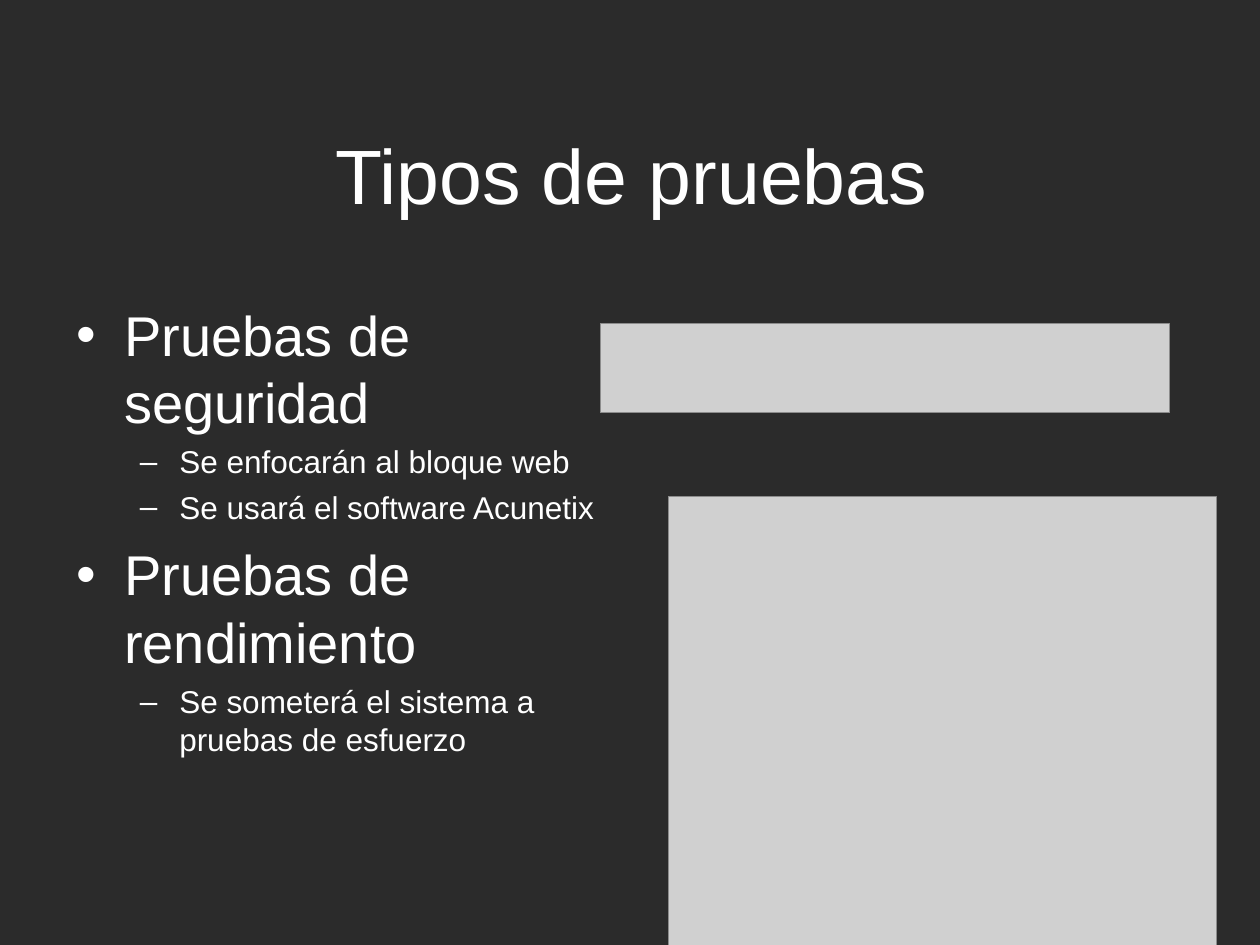
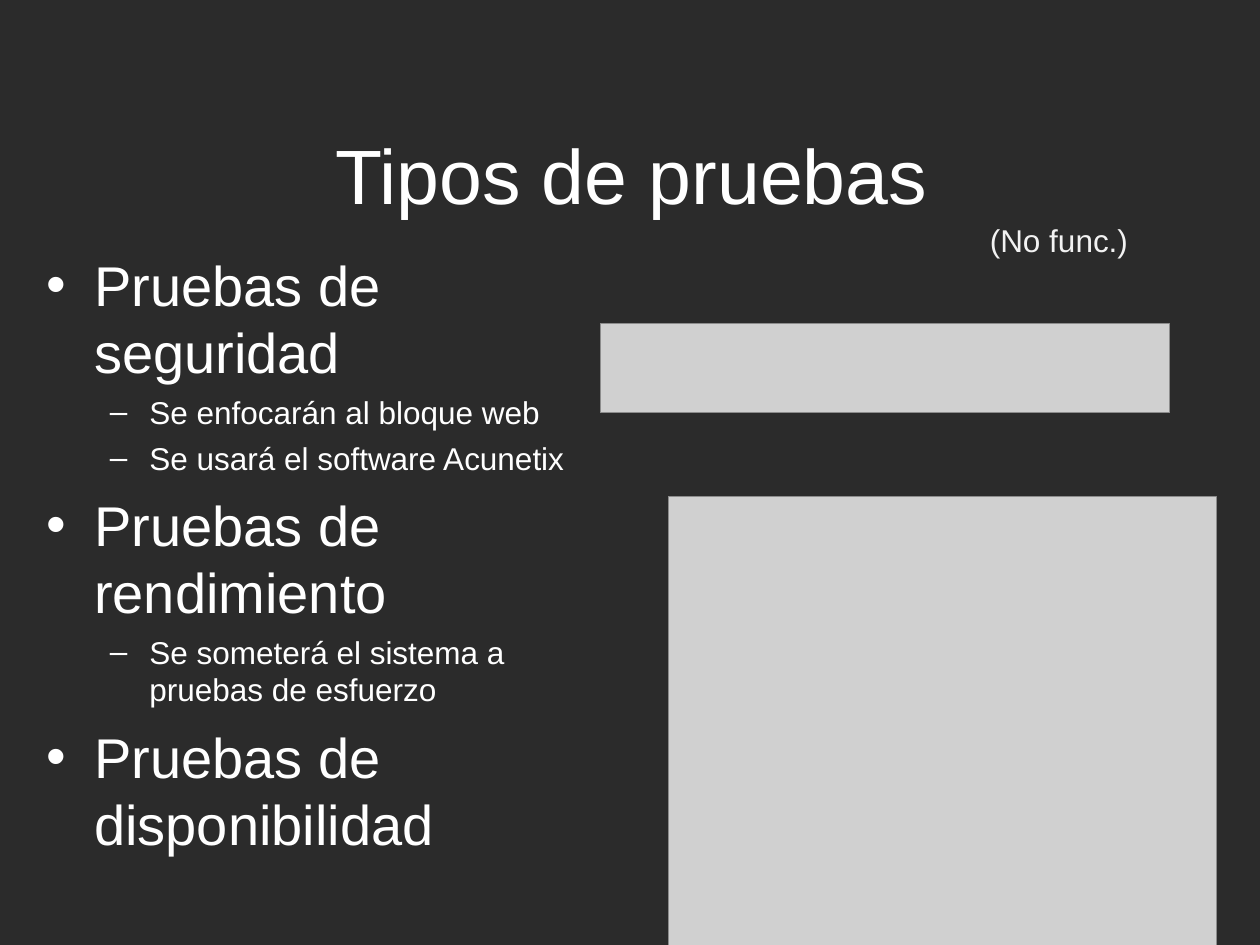
Before and after one commit to Joncy/PJCUBE, a slide deck: slide 14 of Plan de proyecto/Presentación plan de proyecto y pruebas.ppt. Drawn at 1260x945 pixels with LibreOffice and Linux fonts; fonts in the diff are those of the drawing; grey boxes stand for pictures; background and template pictures are left out; a plain dark background stands for a picture behind light text. Boxes give left, top, right and bottom in pixels: in the first picture for what was removed or moved away, otherwise in the second. Text is boxed around its words. In the diff, an @@ line names an element or a change of style, - is before the commit and + after.

```diff
--- a/Plan de proyecto/Presentación plan de proyecto y pruebas.ppt
+++ b/Plan de proyecto/Presentación plan de proyecto y pruebas.ppt
@@ text added at [990, 229, 1128, 258], 18 pt, text #F2F2F2 @@
+(No func.)
@@ text "Pruebas de seguridad": place and size @@
-text "Pruebas de seguridad" at [124, 315, 594, 757]
+text "Pruebas de seguridad" at [94, 265, 564, 856]
@@ text at [94, 737, 433, 856]: paragraph added @@
+• Pruebas de disponibilidad
```
Also in this commit, not shown: 1 other slide changed.
